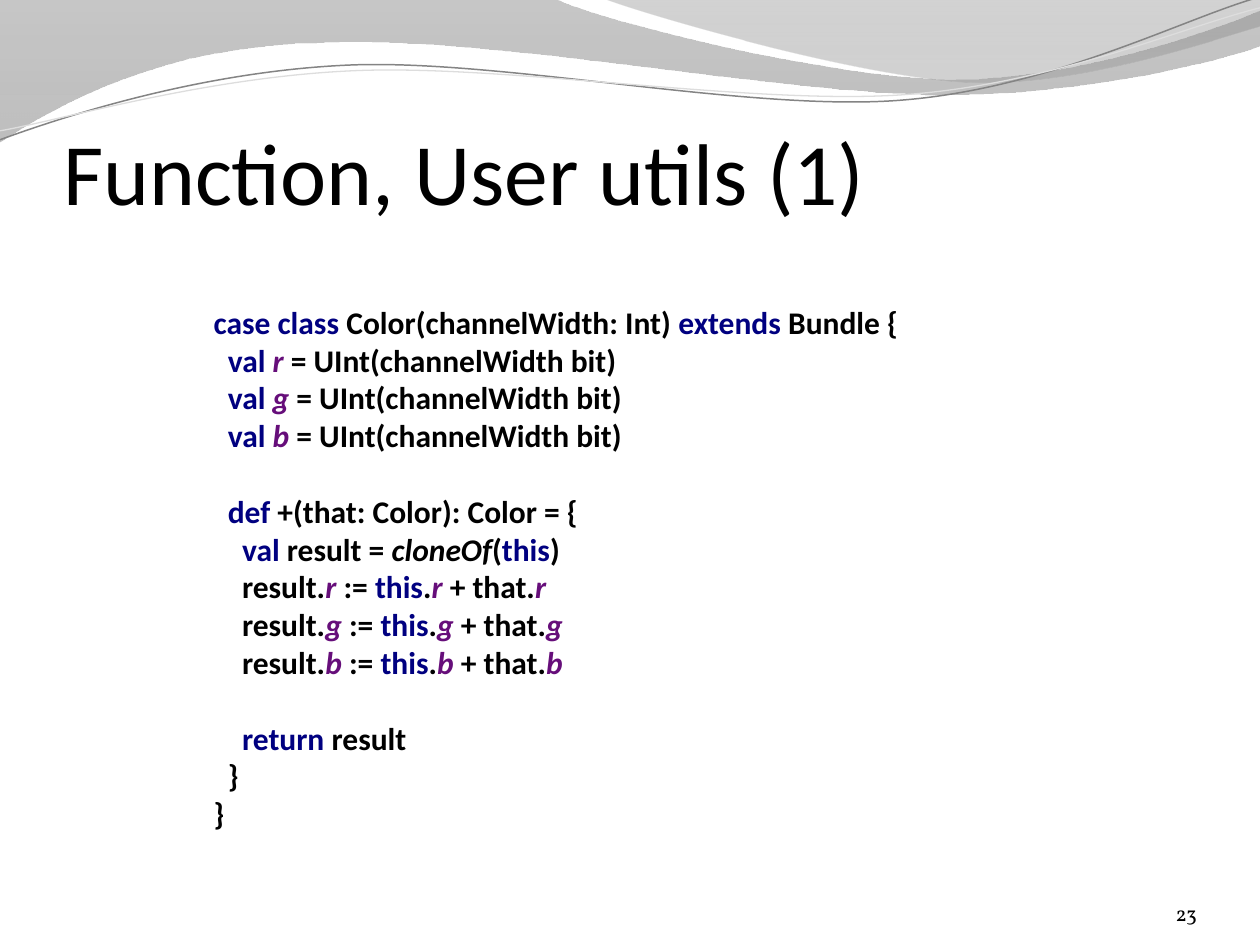
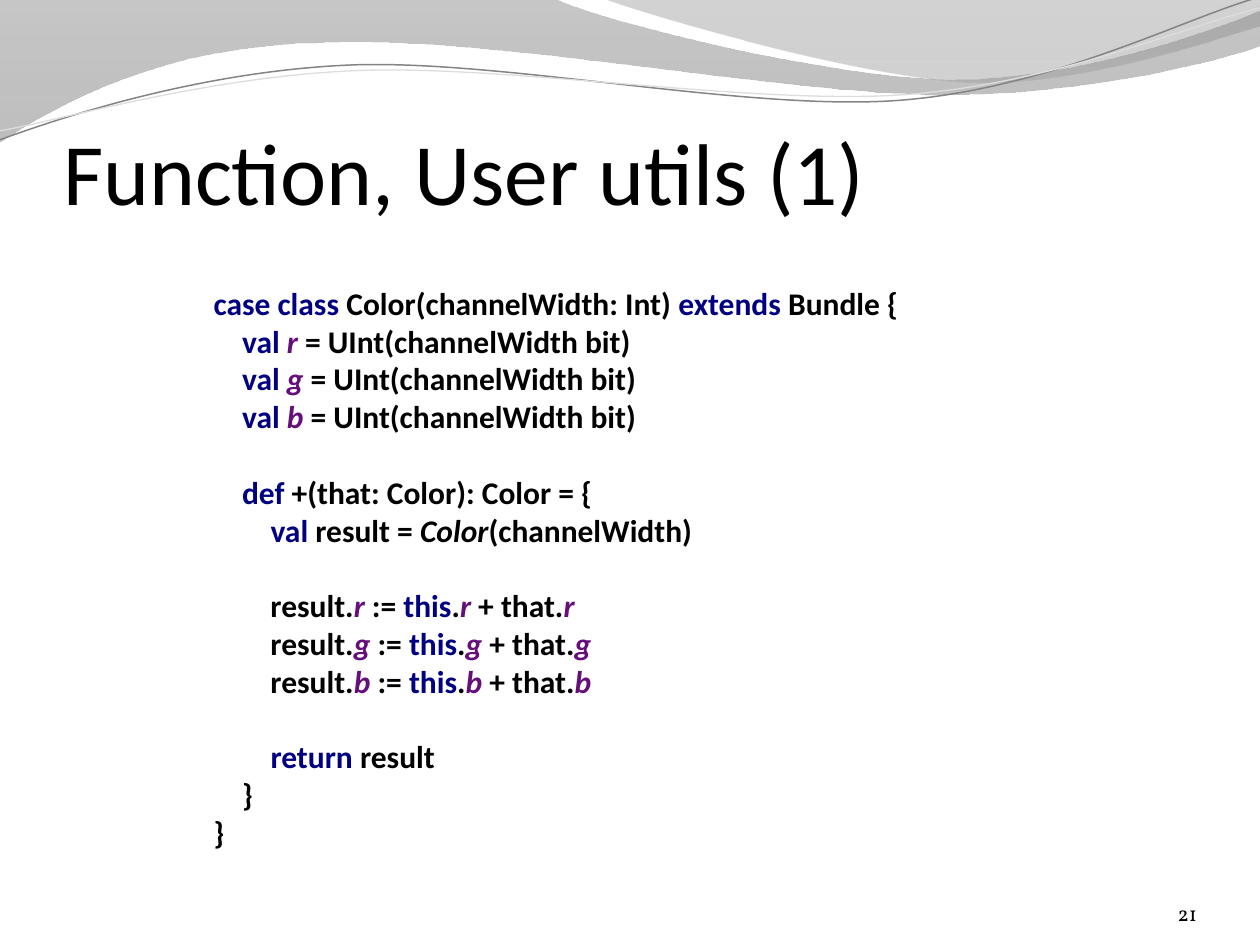
Before and after one commit to SpinalHDL/SpinalDoc, a slide deck: slide 21 of presentation/en/presentation.pptx (slide 23 before the commit). Drawn at 1260x945 pixels with LibreOffice and Linux fonts; fonts in the diff are those of the drawing; background and template pictures are left out. Boxes give left, top, right and bottom in pixels: in the first picture for what was removed or moved away, otherwise in the second. Text is boxed around its words. In the diff, an @@ line names an element or a change of style, - is before the commit and + after.

```diff
--- a/presentation/en/presentation.pptx
+++ b/presentation/en/presentation.pptx
@@ text at box(214, 292, 880, 769): text changed @@
-case class Color(channelWidth: Int) extends Bundle {
-val r = UInt(channelWidth bit)
-val g = UInt(channelWidth bit)
-val b = UInt(channelWidth bit)
-def +(that: Color): Color = {
-val result = cloneOf(this)
-result.r := this.r + that.r
-result.g := this.g + that.g
-result.b := this.b + that.b
-return result
-}
-}
+case class Color(channelWidth: Int) extends Bundle {
+val r = UInt(channelWidth bit)
+val g = UInt(channelWidth bit)
+val b = UInt(channelWidth bit)
+def +(that: Color): Color = {
+val result = Color(channelWidth)
+result.r := this.r + that.r
+result.g := this.g + that.g
+result.b := this.b + that.b
+return result
+}
+}
@@ page number at box(1178, 910, 1197, 921): text changed @@
-23
+21
```
Also in this commit, not shown: 20 other slides changed, 3 slides added, 5 slides removed, 2 other files.
